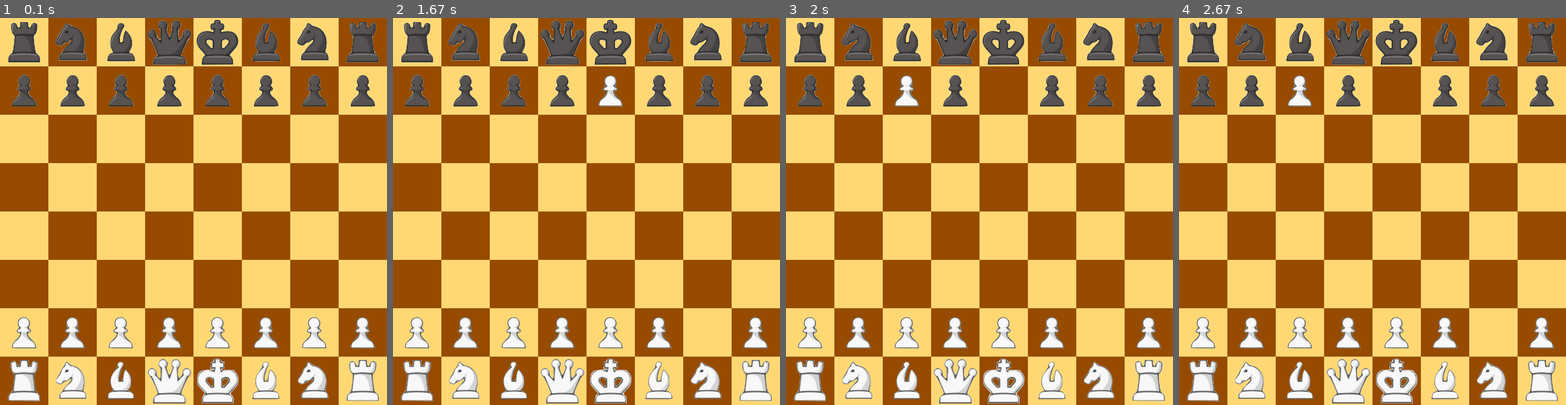
Above: before the commit, frames 1-4 (left to right).
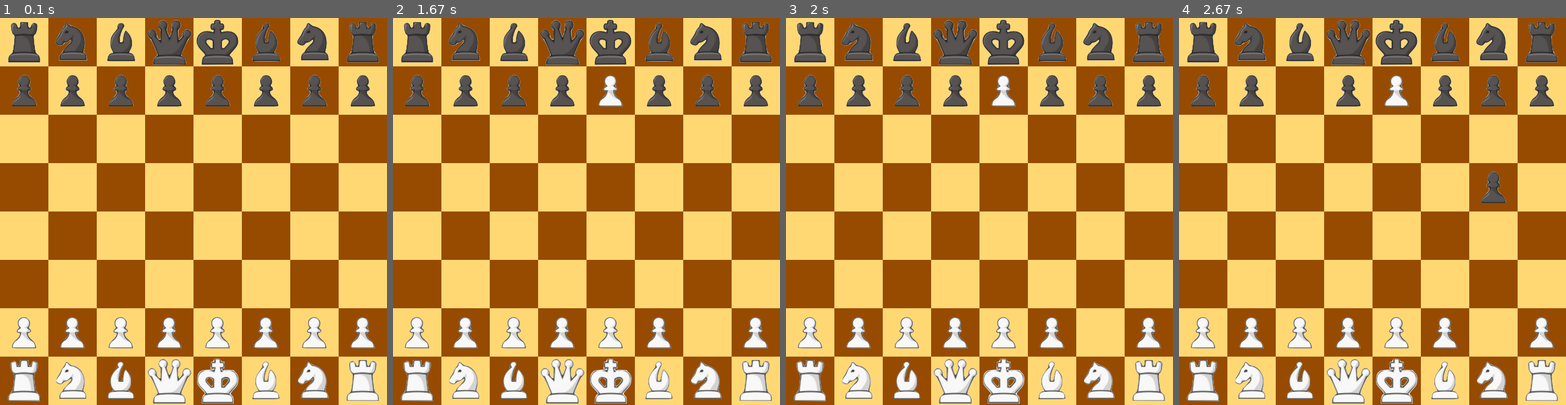
Above: after the commit, the same moments.

Repository: Mokin123/chess_pygame
Game: pygame game, started from main.py
Two runs of this game, one before a commit and one after it. Both use one fixed random seed, a clock stepped at 60 frames per second and the inputs below.
Inputs (mouse positions are in pixels of both pictures, inside the frame that each line leads up to):
- Up to frame 1 (0.1 s): no input
- Up to frame 2 (1.67 s): press the mouse at (493, 215) at 0.37 s; move the mouse to (559, 257) at 0.47 s; release the mouse at (625, 296) at 0.6 s; click (729, 346) at 0.72 s; click (594, 79) at 1.05 s; press the mouse at (594, 79) at 1.37 s; move the mouse to (640, 176) at 1.47 s; release the mouse at (687, 273) at 1.6 s
- Up to frame 3 (2 s): click (917, 83) at 1.72 s
- Up to frame 4 (2.67 s): click (1492, 203) at 2.05 s

Frames 1-2 are identical in both runs. In frame 3, 0.6% of the frame differs, in the area x 28-60%, y 14-23%; in frame 4, 0.9%, in the area x 28-85%, y 14-48%.

Commit message:
Able to inplement the function where the different colored piece take turns moving

Diff:
--- a/main.py
+++ b/main.py
@@ -11,7 +11,7 @@
 click1 = False
 # with reference to the board
 click1_pos = 0
-
+moves = 0
 click2 = False
 # with reference to the board
 click2_pos = 0
@@ -82,11 +82,20 @@
     second = int(x/100)
     return first,second
 
+# check who's turn it is
+def check_turn():
+    if moves % 2 == 0:
+        return True
+    elif moves % 2 == 1:
+        return False
+
 # moving a piece to the wanted location
-def move_piece(old,new):
+def move_piece(old,new,move):
     if board[new[0]][new[1]] != board[old[0]][old[1]]:
         board[new[0]][new[1]] = board[old[0]][old[1]]
         board[old[0]][old[1]] = 0
+        move = moves + 1
+        return move
 #           current position of the piece
 # def pawn_rule(current,piece):
 #     # for white
@@ -116,19 +125,29 @@
             run = False
         if event.type == pygame.MOUSEBUTTONDOWN:
             check = check_piece(mouse_pos[0],mouse_pos[1])
+            # check if the first click is an empty piece
             if check != 0 and click1 == False:
-                click1_pos = get_pos(mouse_pos[0],mouse_pos[1])
-                click1 = True
+                turn = check_turn()
+                if turn == True and check > 20:
+                    click1_pos = get_pos(mouse_pos[0],mouse_pos[1])
+                    click1 = True
+                elif turn == False and check < 20:
+                    click1_pos = get_pos(mouse_pos[0],mouse_pos[1])
+                    click1 = True
             elif click1 == True:
                 click2_pos = get_pos(mouse_pos[0],mouse_pos[1])
                 click2 = True
+
+            # This part is for the moving of the pieces after the click
+            if click1 == True and click2 == True:
+                moves = move_piece(click1_pos,click2_pos,moves)
+                click1 = False
+                click2 = False
+
             clicked = True
         if event.type == pygame.MOUSEBUTTONUP and event.button == 1 and clicked:
             clicked = False
-            if click1 == True and click2 == True:
-                move_piece(click1_pos,click2_pos)
-                click1 = False
-                click2 = False
+
 
     # pygame.draw.rect(screen, white, (x, y, rect_width, rect_height))
     pygame.display.update()
